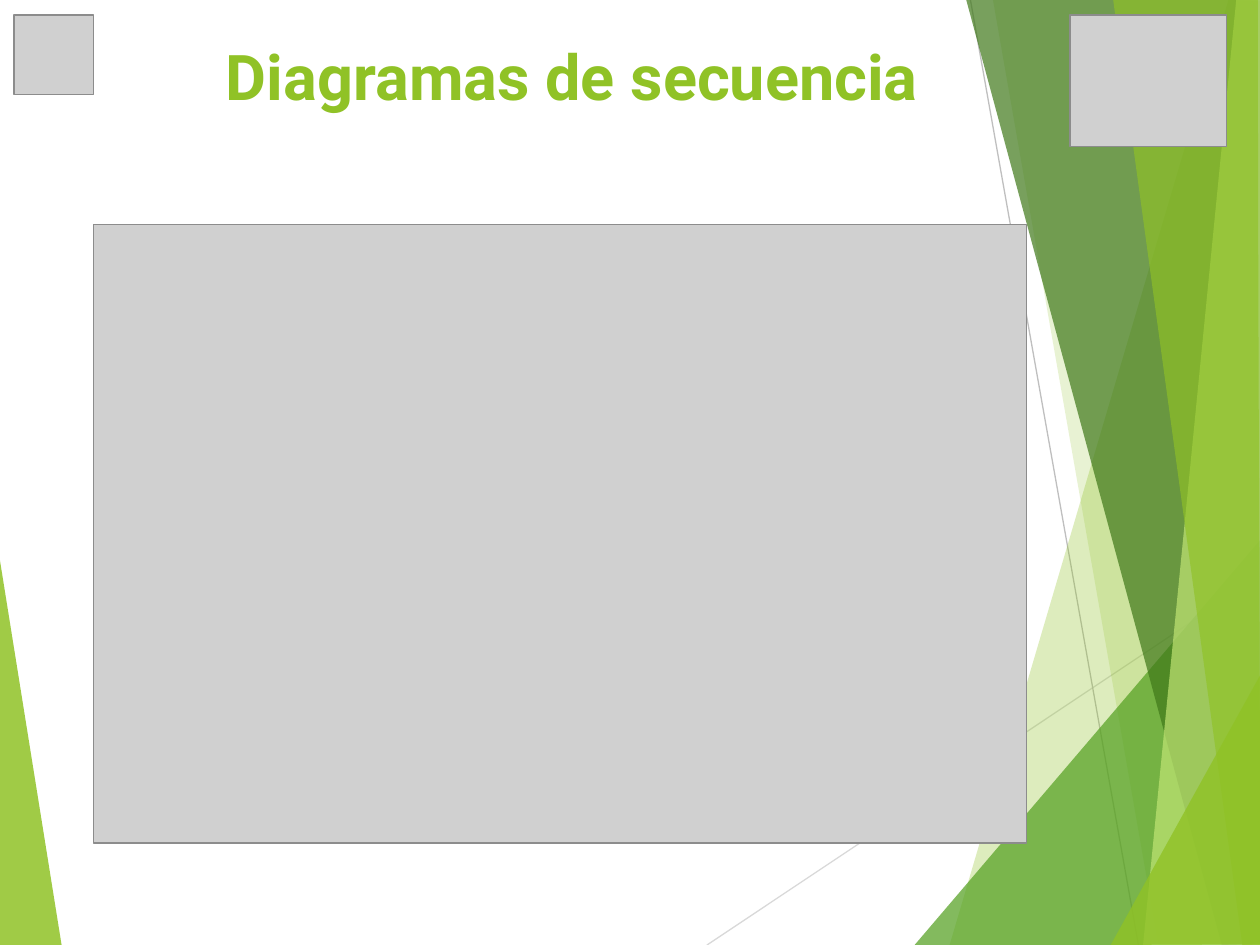
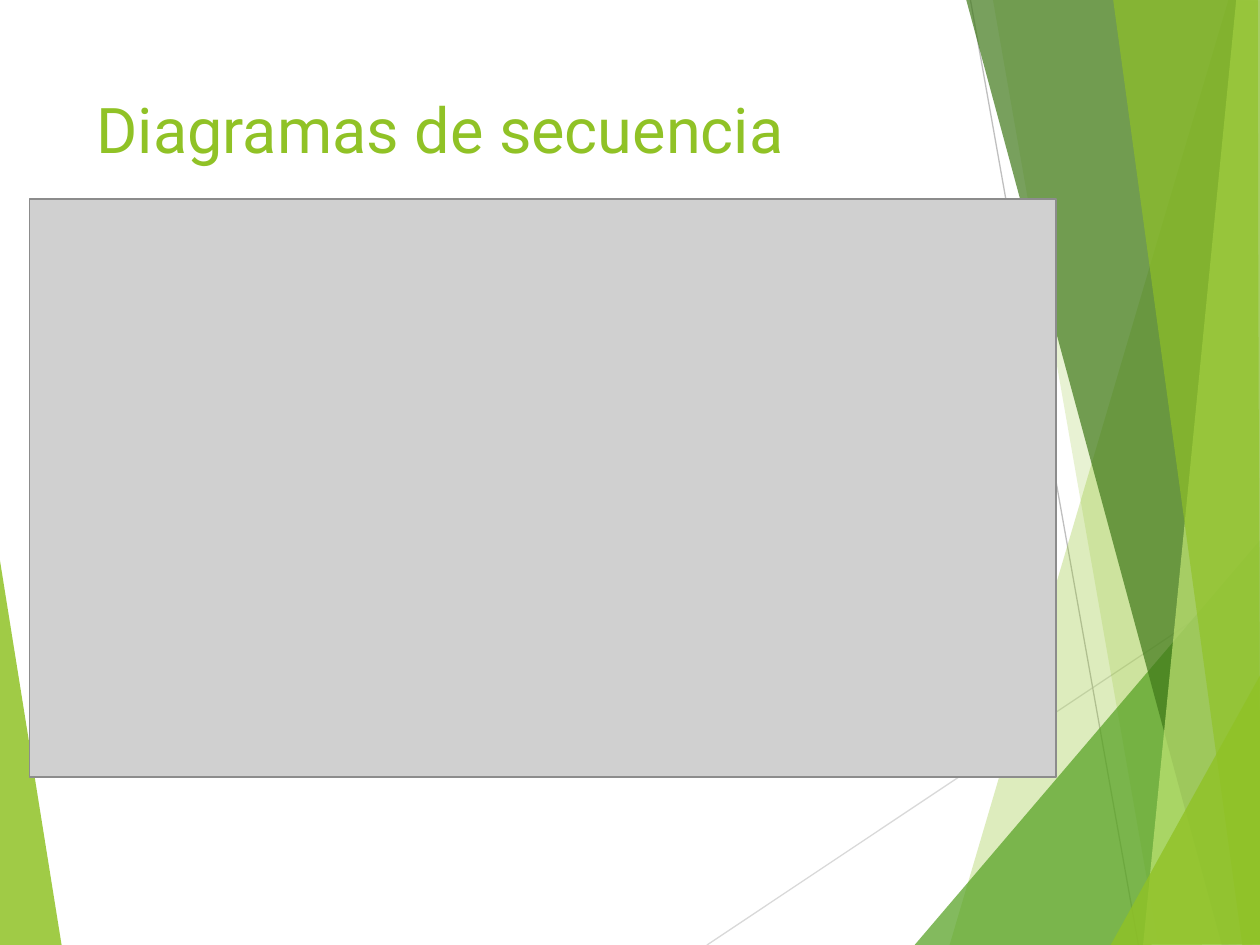
Before and after one commit to vixo23/ING-DE-SOFTWARE, a slide deck: slide 7 of INCREMENTO3/Ppt/PPt Tercer incremento scrum++.pptx (slide 6 before the commit). Drawn at 1260x945 pixels with LibreOffice and Linux fonts; fonts in the diff are those of the drawing; grey boxes stand for pictures. Boxes give left, top, right and bottom in pixels: in the first picture for what was removed or moved away, otherwise in the second. Text is boxed around its words. In the diff, an @@ line names an element or a change of style, - is before the commit and + after.

```diff
--- a/INCREMENTO3/Ppt/PPt Tercer incremento scrum++.pptx
+++ b/INCREMENTO3/Ppt/PPt Tercer incremento scrum++.pptx
@@ picture removed at (14,15,93,94) @@
@@ picture removed at (1070,15,1226,147) @@
@@ title "Diagramas de secuencia": place and size @@
-title "Diagramas de secuencia" at (226,52,918,113)
+title "Diagramas de secuencia" at (97,105,783,166)
@@ title "Diagramas de secuencia" at (97,105,783,166): bold off @@
@@ picture: place and size @@
-picture at (93,224,1026,843)
+picture at (30,199,1057,777)
```
Also in this commit, not shown: 9 other slides changed, 1 slide added, 1 slide removed.
